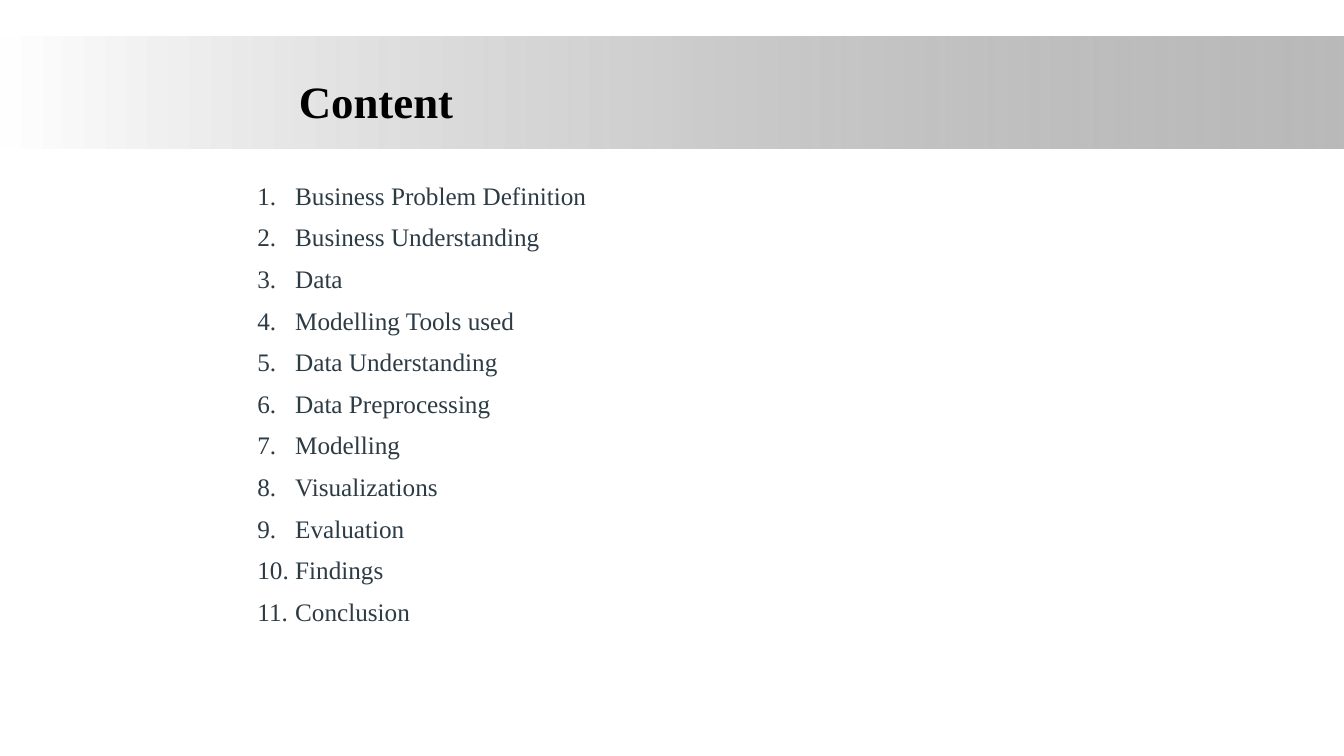
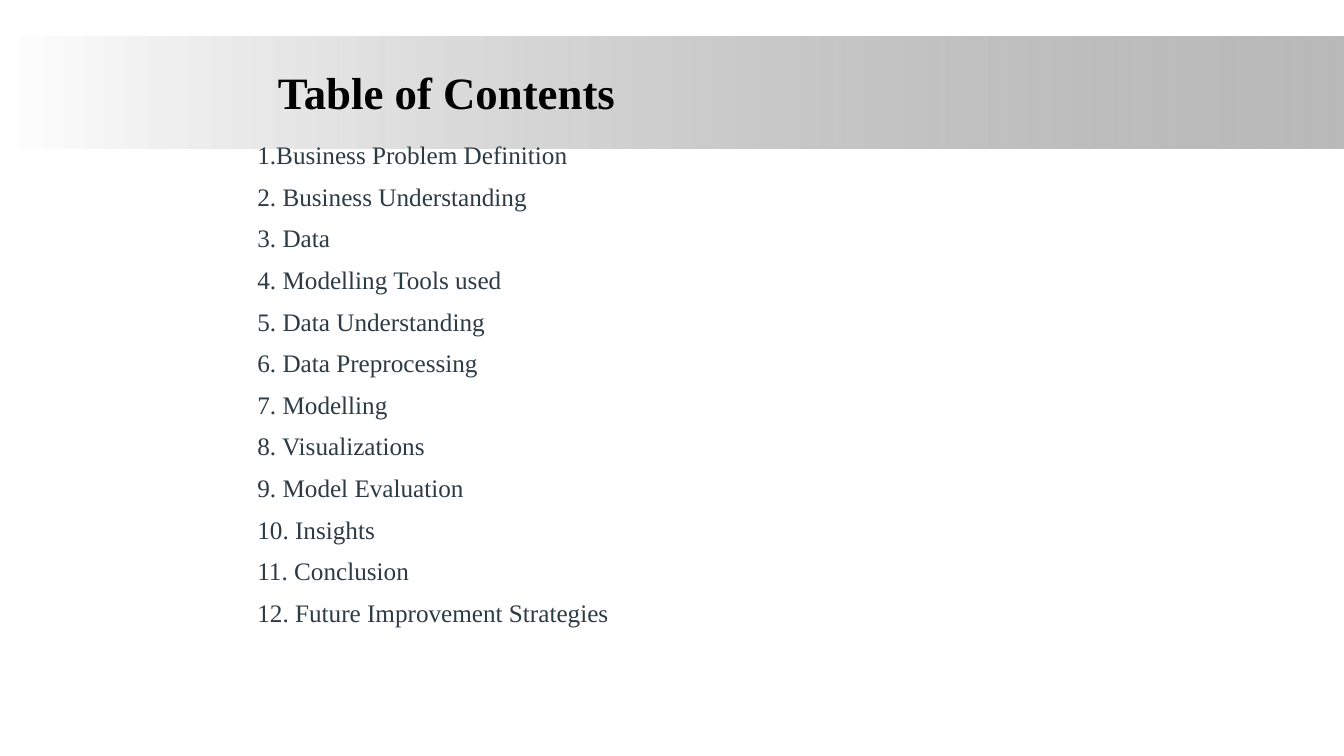
Before and after one commit to James-tech4/JAMES-PHASE-3-DSPT-8-PROJECT, a slide deck: slide 3 of Presentation.pptx. Drawn at 1344x756 pixels with LibreOffice and Linux fonts; fonts in the diff are those of the drawing; background and template pictures are left out. Boxes give left, top, right and bottom in pixels: in the first picture for what was removed or moved away, otherwise in the second. Text is boxed around its words. In the diff, an @@ line names an element or a change of style, - is before the commit and + after.

```diff
--- a/Presentation.pptx
+++ b/Presentation.pptx
@@ title at (278, 77, 615, 110): text changed @@
-Content
+Table of Contents
@@ text at (257, 144, 608, 628): text changed @@
-1. Business Problem Definition
-2. Business Understanding
-3. Data
-4. Modelling Tools used
-5. Data Understanding
-6. Data Preprocessing
-7. Modelling
-8. Visualizations
-9. Evaluation
-10. Findings
-11. Conclusion
+1.Business Problem Definition
+2. Business Understanding
+3. Data
+4. Modelling Tools used
+5. Data Understanding
+6. Data Preprocessing
+7. Modelling
+8. Visualizations
+9. Model Evaluation
+10. Insights
+11. Conclusion
+12. Future Improvement Strategies
```
Also in this commit, not shown: 2 other slides changed, 1 slide added.
